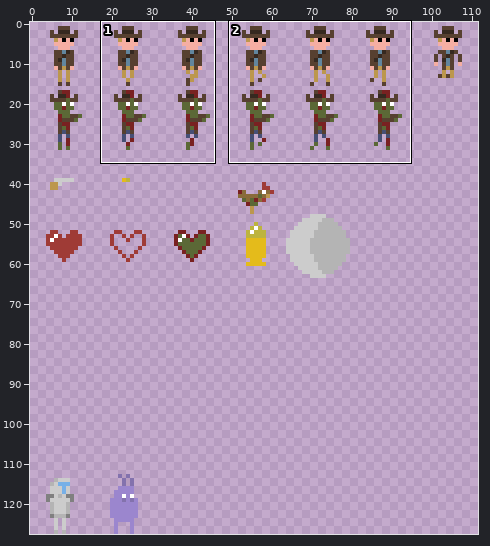
Sprite sheet -- res/texture/sprites.png. Above, an overview of the earlier version with the close-up marked.
Close-up. Before:
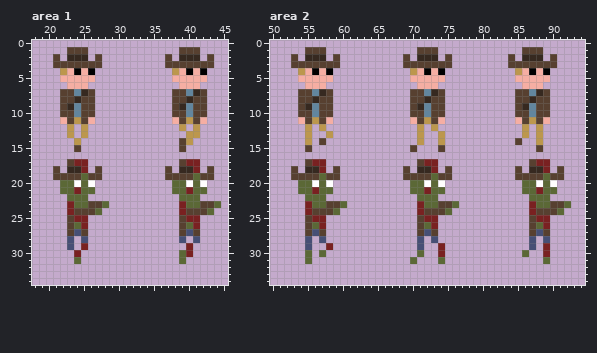
The file is 256x128 pixels. Shown: area 1: x 18..45, y 0..34; area 2: x 50..94, y 0..34. The wide view leaves out empty margins.
New version:
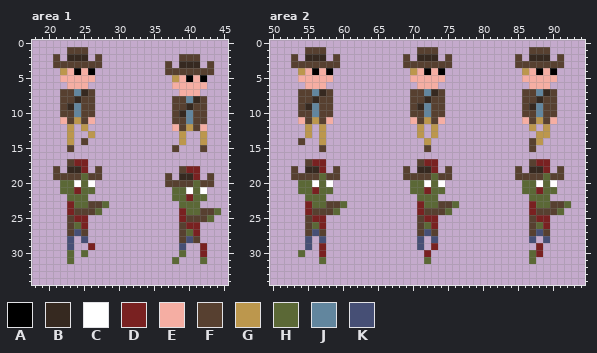
Palette (. is transparent): A #000000  B #362920  C #ffffff  D #792121  E #f5aea3  F #574030  G #bc974d  H #5b6836  J #62869e  K #464f75
The edit:
Changed rows in their new state; - is an unchanged pixel.
Area 1:
first column x 23:
 1 ----------------...---
 2 --------------.-FFF-.-
 3 ---------------.BBB.--
 4 --------------FFFFFFF-
 5 ---------------G-A-A--
 6 ---------------E---E--
 7 ---------------.EEE.--
 8 -----------------JB---
 9 ----------------FB----
10 ----------------B-----
11 ---------------F-J-F--
12 ---------------EFGFE--
13 --.G------------G..G--
14 G.F-------------G.-G--
15 F.-------------F.--F--
17 ----------------...---
18 --------------.-FD--.-
19 ---------------.BBD.--
20 --------------FFFF-FF-
21 -----------------C-C--
22 ---------------H-D-H--
23 ----------------H--...
24 -----------------HH-FH
25 ----------------DFFFH-
26 -----------------D----
27 -----------------HD---
28 ----------------FKF---
29 --.D------------K.-D--
30 H.H--------------.-D--
31 H.-------------H.--H--
Area 2:
first column x 54:
 1 --------------------------------.--F--
 2 ------------------------------.F.--B.F
 3 ------------------------------.------F
 4 -------------------------------.GEAEA-
 5 -------------------------------.----E-
 6 --------------------------------.--E--
 7 -------------------------------.-FJBF-
 8 -------------------------------.-FB-F-
 9 -------------------------------.FBJ-F-
10 -------------------------------.-FJ-F-
11 -------------------------------.EFGFE-
12 --------------------------------.G.G--
13 ---G.--------------G.-----------.--G--
14 F.-G-------------.G-.----------.-F----
15 -.-F------------.-F-.------------F.---
first column x 54:
29 ---D.--------------D.------------.D.
30 H.-D-------------.D-.-----------.HD.
31 -.-H------------.-H-.------------H-.
